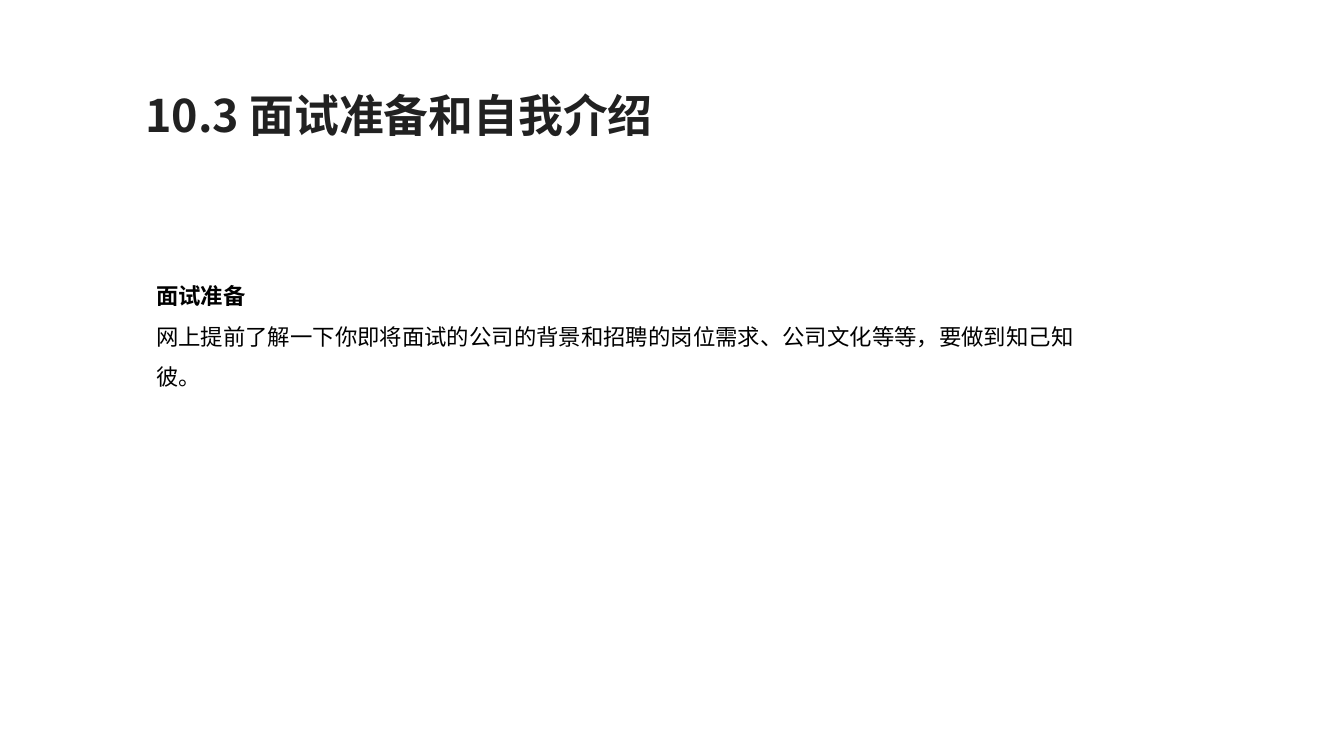
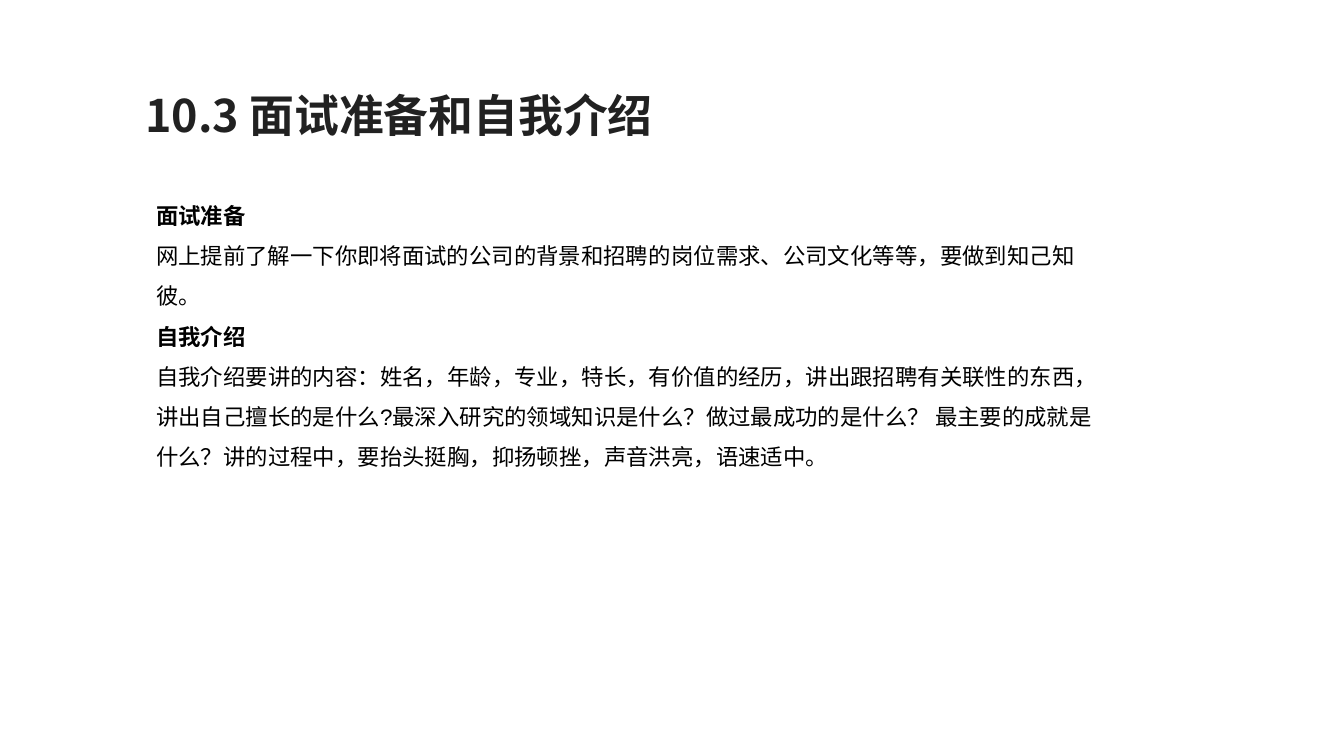
Before and after one commit to zouyujie/vue3_book_codes, a slide deck: slide 147 of Vue3+TypeScript开发指南.pptx. Drawn at 1344x756 pixels with LibreOffice and Linux fonts; fonts in the diff are those of the drawing. Boxes give left, top, right and bottom in pixels: in the first picture for what was removed or moved away, otherwise in the second. Text is boxed around its words. In the diff, an @@ line names an element or a change of style, - is before the commit and + after.

```diff
--- a/Vue3+TypeScript开发指南.pptx
+++ b/Vue3+TypeScript开发指南.pptx
@@ text "面试准备": place and size @@
-text "面试准备" at (156, 285, 1073, 387)
+text "面试准备" at (156, 205, 1097, 468)
@@ text at (156, 326, 1097, 468): paragraphs added @@
+自我介绍
+自我介绍要讲的内容：姓名，年龄，专业，特长，有价值的经历，讲出跟招聘有关联性的东西，讲出自己擅长的是什么?最深入研究的领域知识是什么？做过最成功的是什么？ 最主要的成就是什么？讲的过程中，要抬头挺胸，抑扬顿挫，声音洪亮，语速适中。
```
Also in this commit, not shown: 5 other slides changed, 1 slide added, 1 slide removed.
